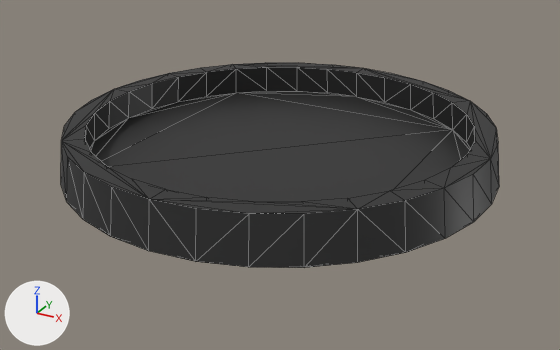
Before and after pictures for a commit that changed the glTF model models/button/base.glb.
Before and after are seen from a camera (50 mm lens) standing at (1.63, -2.96, 1.4) and looking at (0.03, -0.06, -0.05). The lights are fixed; the arrows at lower left show +X, +Y and +Z. Mesh edges are drawn as thin lines. Vertices at the same position are counted once.

The first picture shows 'Base'.
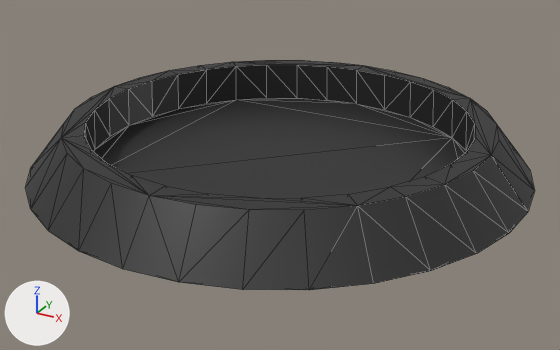
Changed parts and their boxes (x1, y1, x2, y2) in the pictures (560 x 350 px):
'Base', reshaped, rescaled (16% wider, 12% taller): before (61, 63, 499, 268); after (26, 60, 535, 290)

Edits to the bpy script that builds the scene:
```text
Change me_cone:
    used by ob_base; location = (0.0, 0.0, 0.0); scale = (1.0, 1.0, 4.0)
    remove me_cone.from_pydata(...)  # 128 vertices, 252 faces; spans x -1.0..1.0, y -1.0..1.0, z 0.0..0.05
    add me_cone.from_pydata(...)  # 128 vertices, 252 faces; spans x -1.15..1.15, y -1.15..1.15, z 0.0..0.21
    me_cone part 1: 96 of 128 vertices moved; they spanned x -1.0..1.0, y -1.0..1.0, z 0.0..0.05 and now span x -1.15..1.15, y -1.15..1.15, z 0.0..0.21; mean shift (0.0, 0.0, 0.11); largest move (0.19, 0.96, 0.05) -> (0.19, 0.96, 0.21)
Change ob_base:
    ob_base.scale: (1.0, 1.0, 4.0) -> (1.0, 1.0, 1.0)
```
